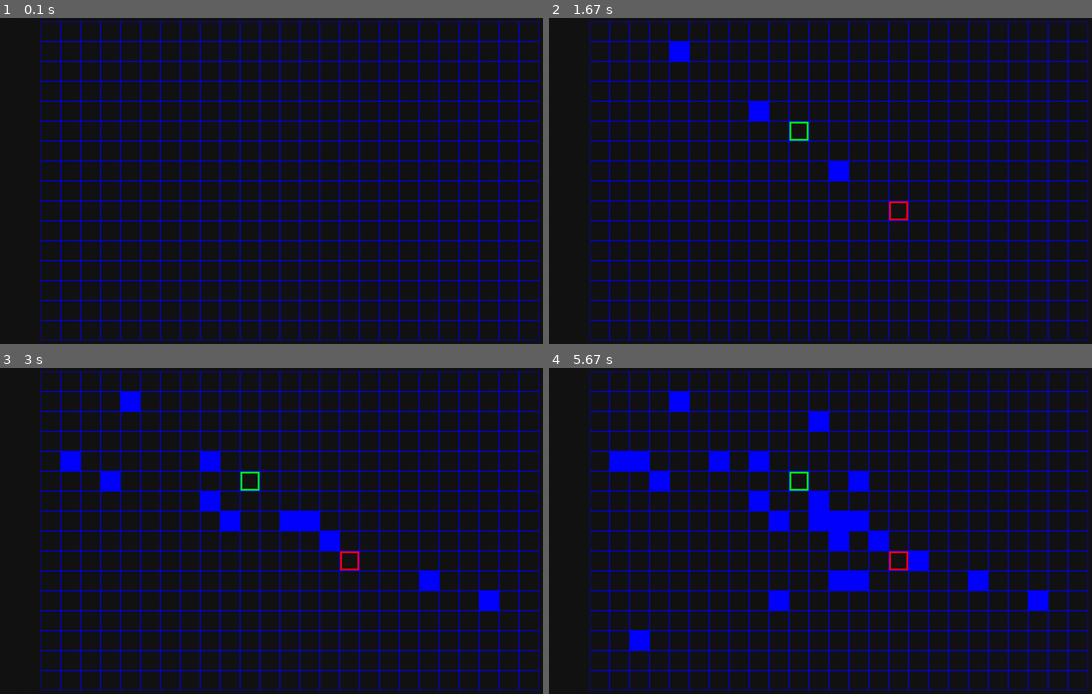
Above: before the commit, frames 1-4 (two rows, left to right).
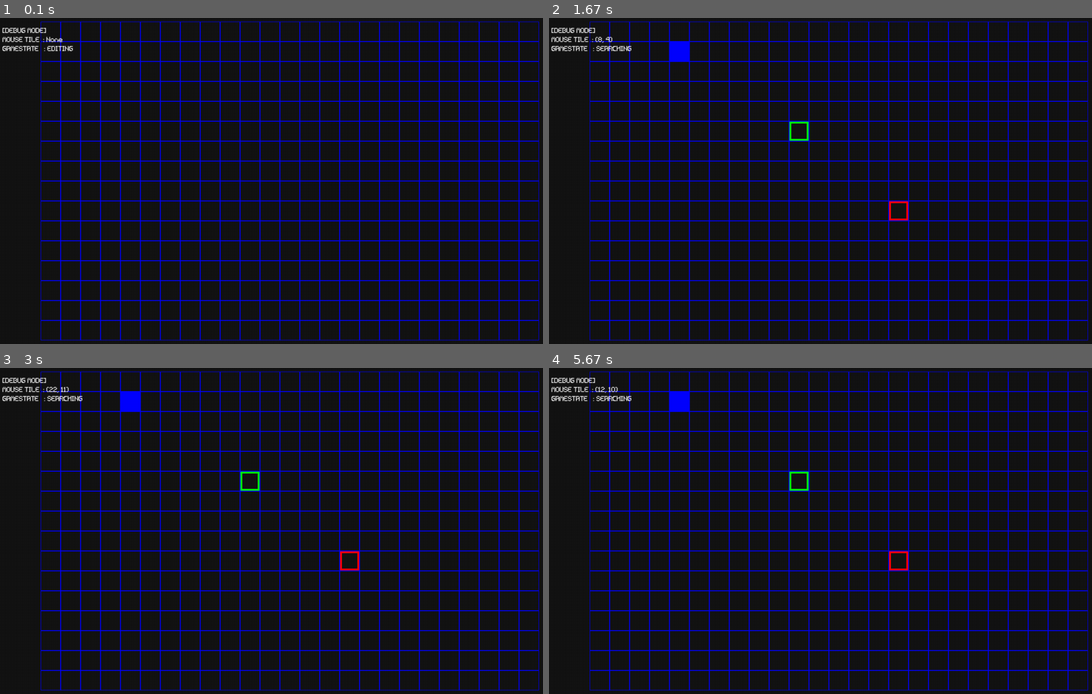
Above: after the commit, the same moments.

Repository: annguyen2k8/a-search-pygame
Game: pygame game, started from main.py
The game is run twice, just before and just after one commit, with the same random seed, the same clock (stepped at 60 frames per second) and the same inputs.
Inputs (mouse positions are in pixels of both pictures, inside the frame that each line leads up to):
- Up to frame 1 (0.1 s): no input
- Up to frame 2 (1.67 s): tap Space at 0.33, 1 s; press the mouse at (907, 210) at 0.7 s; move the mouse to (798, 135) at 0.8 s; release the mouse at (690, 60) at 0.93 s; press the mouse at (907, 210) at 1.37 s; move the mouse to (831, 161) at 1.47 s; release the mouse at (755, 112) at 1.6 s
- Up to frame 3 (3 s): press the mouse at (358, 560) at 1.7 s; move the mouse to (211, 508) at 1.8 s; release the mouse at (70, 459) at 1.93 s; press the mouse at (358, 560) at 2.03 s; move the mouse to (233, 524) at 2.13 s; release the mouse at (108, 488) at 2.27 s; press the mouse at (358, 560) at 2.37 s; move the mouse to (336, 537) at 2.47 s; release the mouse at (314, 517) at 2.6 s; press the mouse at (358, 560) at 2.7 s; move the mouse to (428, 583) at 2.8 s; release the mouse at (499, 605) at 2.93 s
- Up to frame 4 (5.67 s): press the mouse at (907, 560) at 3.03 s; move the mouse to (809, 514) at 3.13 s; release the mouse at (711, 469) at 3.27 s; press the mouse at (907, 560) at 3.37 s; move the mouse to (842, 537) at 3.47 s; release the mouse at (782, 517) at 3.6 s; press the mouse at (907, 560) at 3.7 s; move the mouse to (815, 504) at 3.8 s; release the mouse at (728, 452) at 3.93 s; press the mouse at (907, 560) at 4.03 s; move the mouse to (771, 602) at 4.13 s; release the mouse at (635, 645) at 4.27 s; press the mouse at (907, 560) at 4.37 s; move the mouse to (777, 511) at 4.47 s; release the mouse at (646, 462) at 4.6 s; press the mouse at (907, 560) at 4.7 s; move the mouse to (858, 491) at 4.8 s; release the mouse at (815, 420) at 4.93 s; press the mouse at (907, 560) at 5.03 s; move the mouse to (912, 557) at 5.13 s; release the mouse at (923, 550) at 5.27 s; press the mouse at (907, 560) at 5.37 s; move the mouse to (869, 573) at 5.47 s; release the mouse at (831, 586) at 5.6 s

The runs differ from the first frame. In frame 1, 0.4% of the frame differs, in the area x 0-14%, y 2-11%; in frame 2, 0.8%; in frame 3, 2.6%; in frame 4, 5.1%, in the area x 0-92%, y 2-87%.

Commit message:
Feat: add GameState enum, split update logic, and add debug overlay

Diff:
--- a/main.py
+++ b/main.py
@@ -1,13 +1,17 @@
+# region    IMPORT
+
 from enum import Enum
 from typing import Callable, List, Optional, Tuple
 
 import pygame
 from pygame import Clock, Rect, Surface, Vector2
-from pygame.locals import QUIT, VIDEORESIZE
+from pygame.locals import QUIT, VIDEORESIZE, K_SPACE
 
 pygame.init()
 
-FONT = pygame.Font("./assets/font.otf")
+# region    VARIABLES
+
+FONT = pygame.Font("./assets/font.otf", 16)
 
 BLACK = (20, 20, 20)
 WHITE = (255, 255, 255)
@@ -17,6 +21,8 @@
 
 Point = Tuple[int, int]
 
+# region    CORE
+
 
 class CellType(Enum):
     EMPTY = 0
@@ -128,23 +134,34 @@
             cell.set_type(value)
 
 
+# region GAME
+
+
 def render_text(text: str, color=WHITE):
     return FONT.render(text, True, color)
 
 
+class GameState(Enum):
+    EDITING = 0
+    SEARCHING = 1
+    FINISHED = 2
+
+
 class Game:
-    board_padding: int = 8
-
     screen: Surface
     clock: Clock
     running: bool
 
+    board_padding: int = 8
+
     board_surface: Surface
     board_rect: Rect
     board: Board
 
     cell_size: float
 
+    state: GameState
+
     def __init__(self):
         self.screen = pygame.display.set_mode((1280, 720), pygame.RESIZABLE)
 
@@ -157,6 +174,8 @@
         pygame.display.set_caption("A* Search Pygame")
 
         self.update_render()
+
+        self.state = GameState.EDITING
 
     @property
     def screen_rect(self) -> Rect:
@@ -182,10 +201,23 @@
             pygame.display.update()
 
     def update(self):
-        pygame.display.set_caption(f"Tile pos: {self.get_mouse_tile()}")
-
+        if self.state == GameState.EDITING:
+            self.update_editing()
+        if self.state == GameState.SEARCHING:
+            self.update_searching()
+        if self.state == GameState.FINISHED:
+            ...
+
+    def update_searching(self): ...
+
+    def update_editing(self):
+        keys = pygame.key.get_just_pressed()
         mouse_clicked = pygame.mouse.get_pressed()
         mouse_tile = self.get_mouse_tile()
+
+        if keys[K_SPACE]:
+            if self.board.start_point and self.board.goal_pos:
+                self.state = GameState.SEARCHING
 
         if mouse_clicked[0] and mouse_tile:
             if not self.board.start_point:
@@ -285,6 +317,14 @@
 
         self.screen.blit(self.board_surface, self.board_rect)
 
+        text = f"""
+[DEBUG MODE]
+MOUSE TILE  : {self.get_mouse_tile()}
+GAMESTATE   : {self.state.name.upper()}
+"""
+        text_surface = render_text(text, WHITE)
+        self.screen.blit(text_surface, (5, 0))
+
 
 if __name__ == "__main__":
     game = Game()
